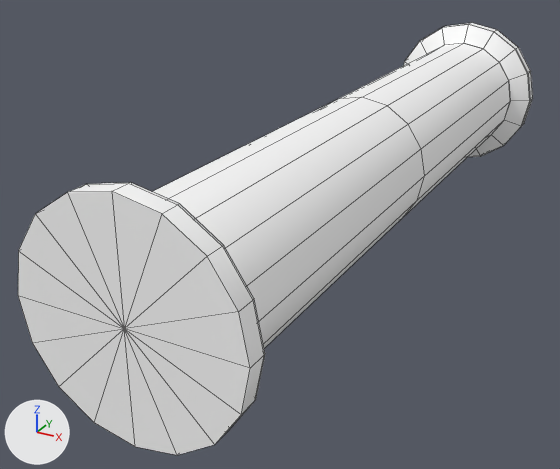
The FBX model Content/scenes/pipes/pipeSegment8_32.fbx as it was, and as the next commit left it.
The view is the same before and after, from a camera (50 mm lens) standing at (0.126, -0.301, 0.109) and looking at (-0.024, -0.027, -0.028). Every picture has the same lights, and +X, +Y and +Z are marked at lower left. Mesh edges are drawn as thin lines. Objects named as collision shapes, trigger or cutter boxes, shadow casters or lower levels of detail are left out. Where no turn or scale is listed for an object, it has been applied to the vertices.

In view in the first picture: 'pipeSegment8_32'.
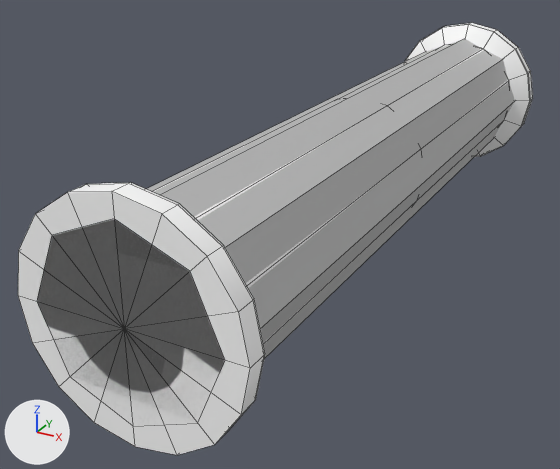
Commit message: Pipe works

What changed in the scene script:
```text
Add mat_phong1:
    mat_phong1 = principled_material('phong1')
    mat_phong1.base_color = (0.5, 0.5, 0.5)  # grey #bcbcbc
    mat_phong1.roughness = 0.553
Add me_mesh_001:
    me_mesh_001.from_pydata(...)  # an 8-sided cylinder along y spanning x -0.032..0.032, y -0.16..0.16, z -0.033..0.033
    me_mesh_001.materials.append(mat_phong1)  # grey #bcbcbc
Add ob_lightmapproxy:
    ob_lightmapproxy = bpy.data.objects.new('lightmapProxy', me_mesh_001)
    ob_lightmapproxy.location = (0.0, 0.0, 0.0)
```

Changed parts and their boxes [x1, y1, x2, y2] in the pictures (560 x 469 px):
'lightmapProxy', added: after [37, 39, 515, 425]
